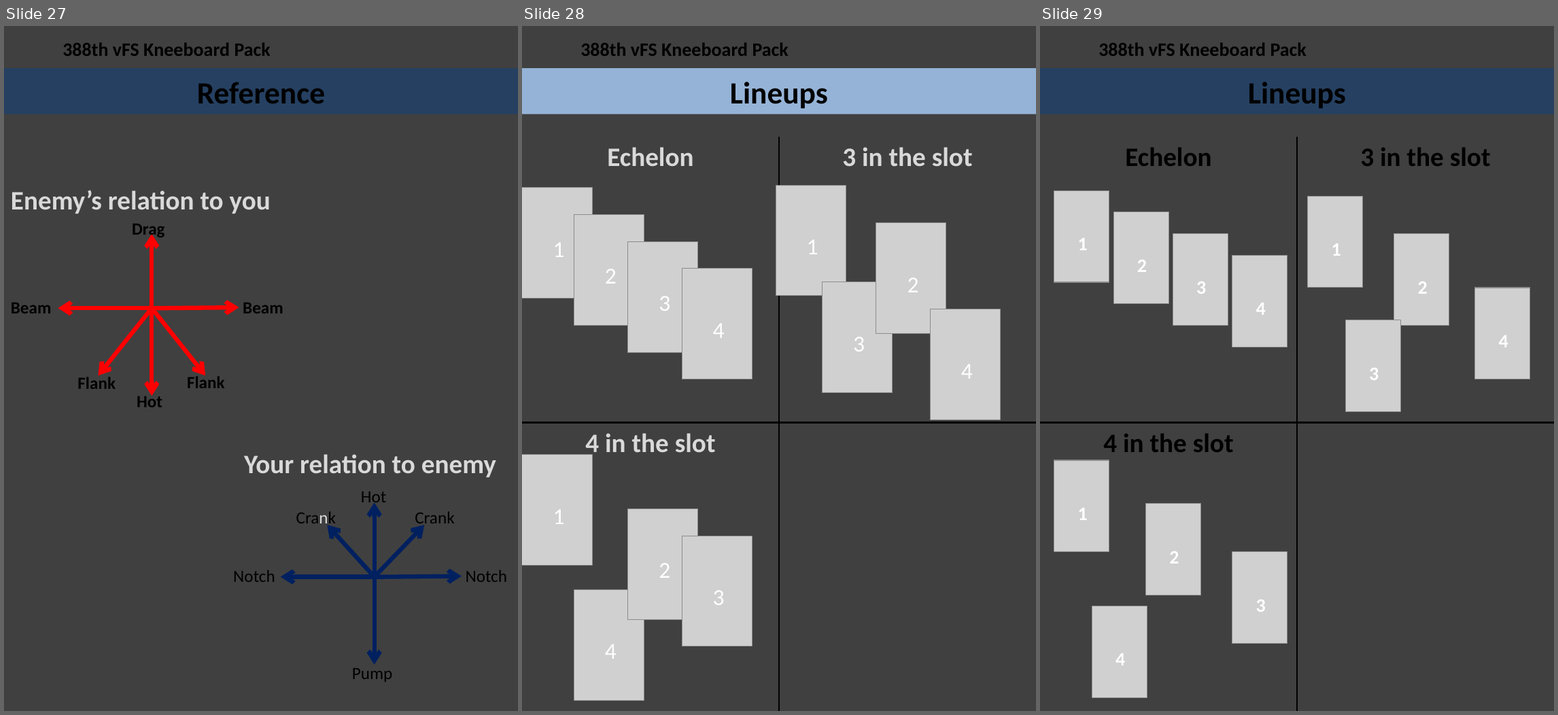
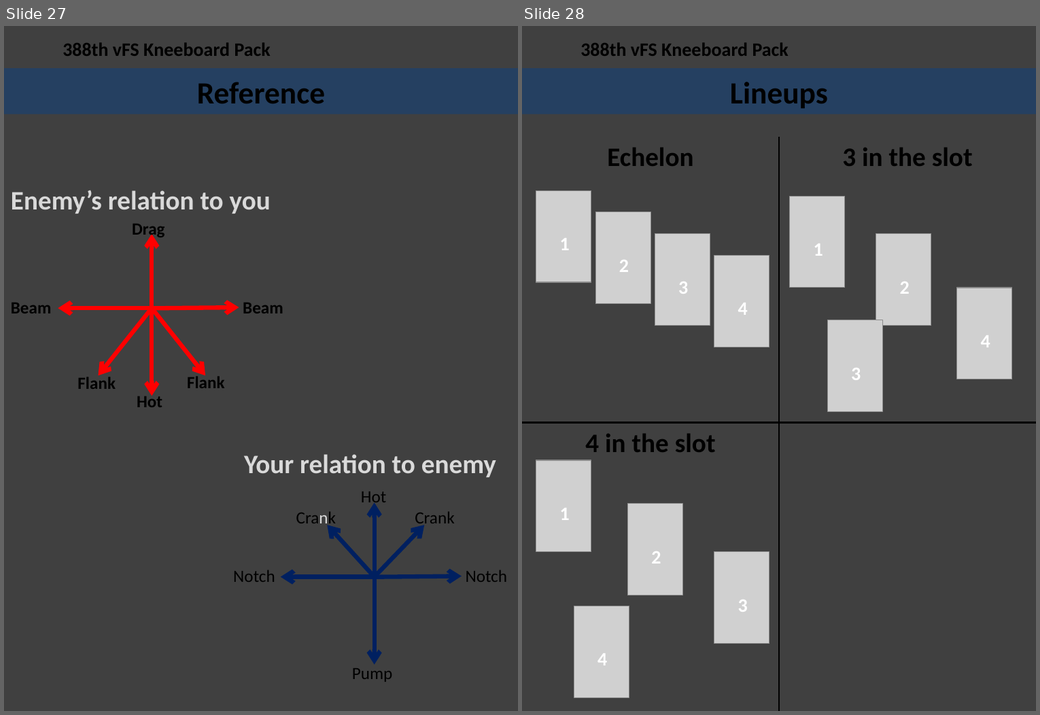
Before and after one commit to 132nd-vWing/132-TRP-388, a slide deck: Kneeboard Pack/388 Kneeboard Pack.pptx. Shown side by side, each under a label of ours: slides 27, 28 and 29 before the commit, slides 27 and 28 after it. The pictures are 1558x715 and 1040x715 pixels, drawn with LibreOffice and Linux fonts; fonts in the diff are those of the drawing; grey boxes stand for pictures; background and template pictures are left out. Boxes give left, top, right and bottom in pixels: in the first picture for what was removed or moved away, otherwise in the second. Text is boxed around its words. In the diff, an @@ line names an element or a change of style, - is before the commit and + after.

Commit message:
chg: Changed all F/A-18 figures to F-16 figures

```diff
--- a/Kneeboard Pack/388 Kneeboard Pack.pptx
+++ b/Kneeboard Pack/388 Kneeboard Pack.pptx
@@ slide 28 removed at bbox=[522, 26, 1036, 711], background #404040; not listed: 1 template element that a slide beside it also shows @@
@@ title removed at bbox=[522, 68, 1036, 114] @@
-Lineups
@@ text removed at bbox=[607, 147, 693, 166] @@
-Echelon
@@ line removed from (779, 136) to (779, 711) @@
@@ text removed at bbox=[842, 147, 973, 166] @@
-3 in the slot
@@ picture removed at bbox=[522, 188, 592, 299] @@
@@ picture removed at bbox=[776, 185, 846, 296] @@
@@ picture removed at bbox=[574, 214, 644, 325] @@
@@ picture removed at bbox=[876, 223, 946, 334] @@
@@ text removed at bbox=[553, 243, 565, 257] @@
-1
@@ picture removed at bbox=[628, 242, 698, 353] @@
@@ text removed at bbox=[807, 240, 818, 254] @@
-1
@@ text removed at bbox=[605, 269, 617, 284] @@
-2
@@ picture removed at bbox=[682, 269, 752, 380] @@
@@ picture removed at bbox=[823, 282, 892, 393] @@
@@ text removed at bbox=[908, 278, 919, 293] @@
-2
@@ text removed at bbox=[659, 297, 670, 311] @@
-3
@@ picture removed at bbox=[930, 309, 1000, 420] @@
@@ text removed at bbox=[713, 324, 725, 338] @@
-4
@@ text removed at bbox=[853, 337, 865, 352] @@
-3
@@ text removed at bbox=[961, 365, 973, 379] @@
-4
@@ line removed from (790, 423) to (522, 423) @@
@@ text removed at bbox=[585, 433, 716, 459] @@
-4 in the slot
@@ line removed from (1036, 423) to (784, 423) @@
@@ picture removed at bbox=[522, 455, 592, 566] @@
@@ text removed at bbox=[553, 510, 565, 524] @@
-1
@@ picture removed at bbox=[628, 509, 698, 620] @@
@@ picture removed at bbox=[682, 536, 752, 647] @@
@@ text removed at bbox=[659, 564, 670, 578] @@
-2
@@ picture removed at bbox=[574, 590, 644, 701] @@
@@ text removed at bbox=[713, 591, 725, 605] @@
-3
@@ text removed at bbox=[605, 645, 617, 659] @@
-4
@@ what was slide 29 is now slide 28 @@
```
Also in this commit, not shown: 6 slides changed, 1 slide added, 1 other slide removed.
